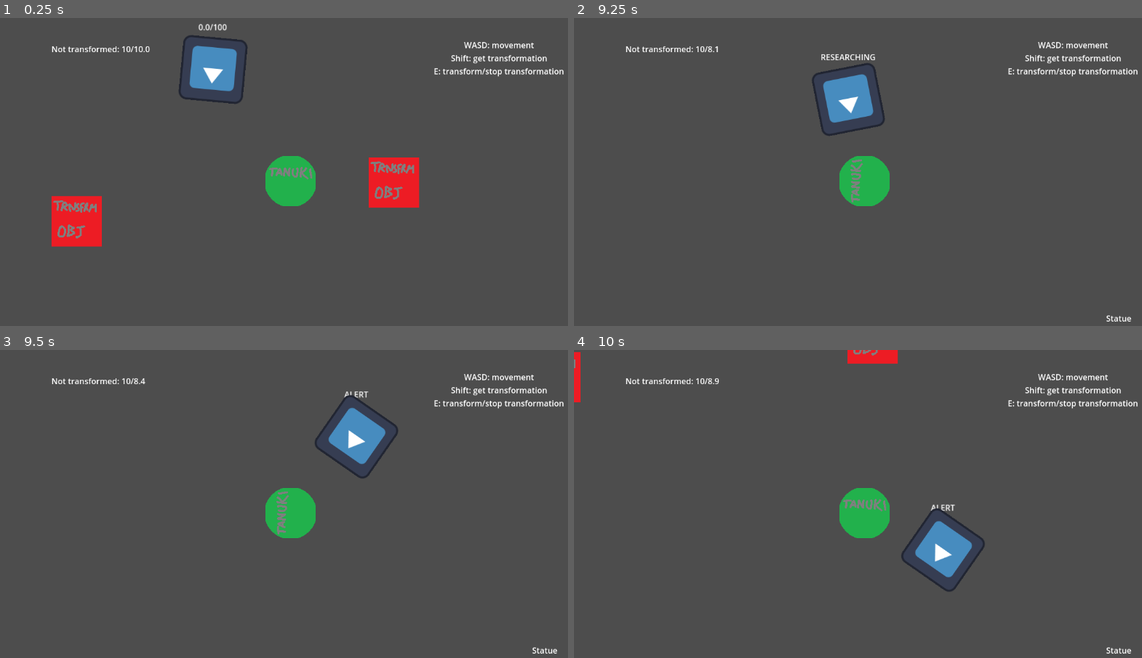
Above: before the commit, frames 1-4 (two rows, left to right).
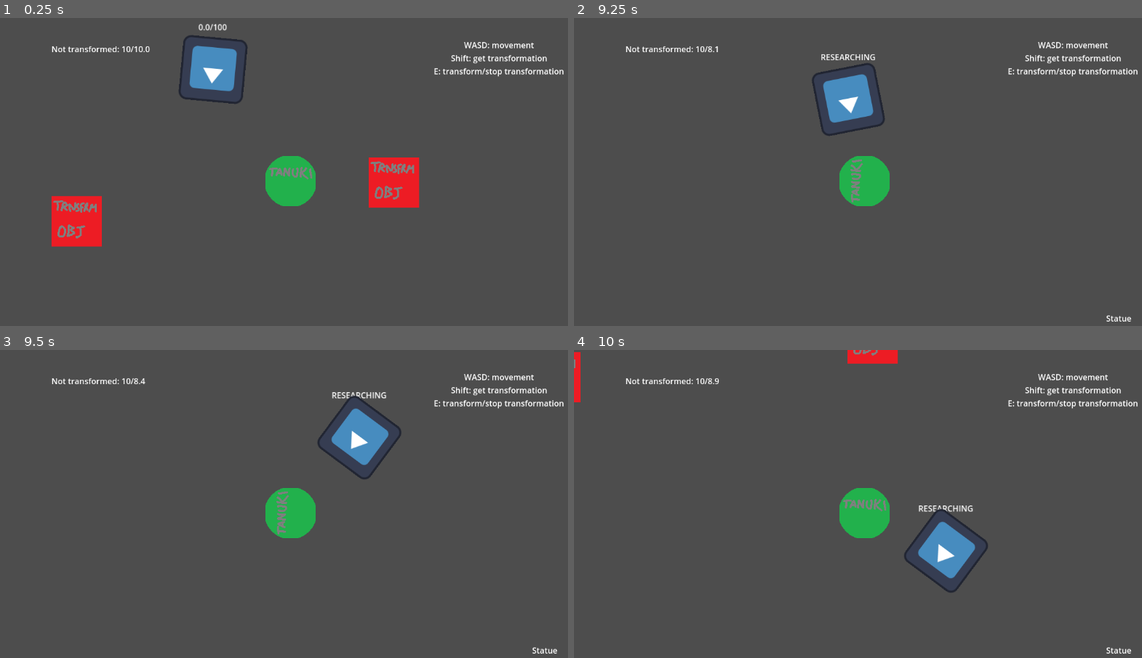
Above: after the commit, the same moments.

Repository: FinalExa/Tanuki
Game: Godot game, scene res://_Scenes/player_transform_test.tscn
Same seed, same stepped clock (60 frames per second), same inputs: the game is played once before the commit and once after it. The engine's default icon, where the game draws it, is replaced by a stand-in: a white triangle on a blue panel in a dark square.
Inputs (mouse positions are in pixels of both pictures, inside the frame that each line leads up to):
- Up to frame 1 (0.25 s): no input
- Up to frame 2 (9.25 s): move the mouse to (994, 165) at 0.52 s; hold D (right) 0.53-1.28 s; click (994, 165) at 0.6 s; move the mouse to (750, 196) at 1.27 s; hold S (down) 1.28-2.03 s; tap Shift (interact) every 2.25 s from 1.35 to 8.1 s; move the mouse to (920, 110) at 2.02 s; hold D (right) 2.03-2.78 s; tap E (transformation) every 2.25 s from 2.1 to 8.85 s; move the mouse to (835, 245) at 2.77 s; hold W (up) 2.78-3.53 s; click (835, 245) at 2.85 s; move the mouse to (1039, 230) at 3.52 s; hold A (left) 3.53-5.03 s; move the mouse to (687, 131) at 4.27 s; move the mouse to (892, 181) at 5.02 s; hold S (down) 5.03-5.78 s; click (892, 181) at 5.1 s; move the mouse to (778, 98) at 5.77 s; hold D (right) 5.78-6.53 s; move the mouse to (994, 165) at 6.52 s; hold W (up) 6.53-7.28 s; move the mouse to (750, 196) at 7.27 s; hold D (right) 7.28-8.03 s; click (750, 196) at 7.35 s; move the mouse to (920, 110) at 8.02 s; hold S (down) 8.03-8.78 s; move the mouse to (835, 245) at 8.77 s; hold A (left) from 8.78 s (still down)
- Up to frame 3 (9.5 s): keep holding A (left)
- Up to frame 4 (10 s): move the mouse to (1039, 562) at 9.52 s; release A (left) at 9.53 s; hold W (up) from 9.53 s (still down); click (1039, 562) at 9.6 s

Frames 1-2 are identical in both runs. In frame 3, 0.8% of the frame differs, in the area x 55-71%, y 13-42%; in frame 4, 0.8%.
Error after the commit: Invalid call. Nonexistent function 'start_alert' in base 'Nil'. (res://Enemies/Scripts/GuardResearch.gd:108)

Commit message:
Alert new raycast

Diff:
--- a/Enemies/Scripts/GuardAlert.gd
+++ b/Enemies/Scripts/GuardAlert.gd
@@ -1,5 +1,5 @@
 class_name GuardAlert
-extends Node
+extends Node2D
 
 @export var alertMovementSpeed: float
 @export var catchDistanceThreshold: float
@@ -42,34 +42,38 @@
 
 func tracker_ray():
 	var space_state = guardController.get_world_2d().direct_space_state
-	var query = PhysicsRayQueryParameters2D.create(guardController.position, alertTarget.global_position)
-	var result = space_state.intersect_ray(query)
-	if (result && result != { }):
-		track_target(result.collider)
+	for i in rayTargets.size():
+		var query = PhysicsRayQueryParameters2D.create(guardController.position, rayTargets[i].global_position)
+		var result = space_state.intersect_ray(query)
+		if (result && result != { }):
+			if (result.collider == alertTarget):
+				track_target(result.collider)
+			return
+	target_not_seen()
 
 func track_target(receivedTarget: Node2D):
-	if (receivedTarget == alertTarget):
-		guardRotator.setLookingAtNode(receivedTarget)
-		targetNotSeenActive = false
-		if (guardController.position.distance_to(receivedTarget.global_position) > catchDistanceThreshold):
-			catchPreparationActive = false
-			guardMovement.set_movement_speed(alertMovementSpeed)
-			guardMovement.set_location_target(receivedTarget.global_position)
-		else:
-			guardMovement.set_location_target(guardController.global_position)
-			if (catchPreparationActive == false):
-				start_catch_preparation()
-		lastTargetPosition = receivedTarget.global_position
+	guardRotator.setLookingAtNode(receivedTarget)
+	targetNotSeenActive = false
+	if (guardController.position.distance_to(receivedTarget.global_position) > catchDistanceThreshold):
+		catchPreparationActive = false
+		guardMovement.set_movement_speed(alertMovementSpeed)
+		guardMovement.set_location_target(receivedTarget.global_position)
 	else:
-		guardMovement.reset_movement_speed()
-		catchPreparationActive = false
-		var distance: float = guardController.global_position.distance_to(lastTargetPosition)
-		if (distance > targetNotSeenLastLocationThreshold):
-			guardMovement.set_location_target(lastTargetPosition)
-			guardRotator.setLookingAtPosition(lastTargetPosition)
-		else:
-			if (targetNotSeenActive == false):
-				start_not_seen_timer()
+		guardMovement.set_location_target(guardController.global_position)
+		if (catchPreparationActive == false):
+			start_catch_preparation()
+	lastTargetPosition = receivedTarget.global_position
+
+func target_not_seen():
+	guardMovement.reset_movement_speed()
+	catchPreparationActive = false
+	var distance: float = guardController.global_position.distance_to(lastTargetPosition)
+	if (distance > targetNotSeenLastLocationThreshold):
+		guardMovement.set_location_target(lastTargetPosition)
+		guardRotator.setLookingAtPosition(lastTargetPosition)
+	else:
+		if (targetNotSeenActive == false):
+			start_not_seen_timer()
 
 func start_not_seen_timer():
 	targetNotSeenTimer = targetNotSeenDuration
--- a/Enemies/guard.tscn
+++ b/Enemies/guard.tscn
@@ -51,22 +51,6 @@
 guardStunned = NodePath("../GuardStunned")
 startupDuration = 0.1
 
-[node name="GuardAlert" type="Node" parent="." node_paths=PackedStringArray("guardAlertValue", "guardController", "guardMovement", "guardRotator", "guardResearch", "guardStunned")]
-script = ExtResource("5_t7kgq")
-alertMovementSpeed = 400.0
-catchDistanceThreshold = 300.0
-catchPreparationDuration = 1.0
-targetNotSeenDuration = 5.0
-targetNotSeenLastLocationThreshold = 100.0
-preChaseDuration = 1.0
-alertText = "ALERT"
-guardAlertValue = NodePath("../AlertValue")
-guardController = NodePath("..")
-guardMovement = NodePath("../GuardMovement")
-guardRotator = NodePath("../Rotator")
-guardResearch = NodePath("../Rotator/GuardResearch")
-guardStunned = NodePath("../GuardStunned")
-
 [node name="GuardStunned" type="Node" parent="." node_paths=PackedStringArray("guardController", "guardCheck", "guardMovement", "guardRotator", "guardAlertValue")]
 script = ExtResource("6_8wc3c")
 stunDuration = 5.0
@@ -98,7 +82,7 @@
 [node name="Sprite2D" type="Sprite2D" parent="Rotator"]
 texture = ExtResource("2_7u3uy")
 
-[node name="GuardCheck" type="Area2D" parent="Rotator" node_paths=PackedStringArray("controllerRef", "rayTargets", "guardController", "guardAlertValue", "guardResearch", "guardAlert", "guardPatrol", "guardStunned")]
+[node name="GuardCheck" type="Area2D" parent="Rotator" node_paths=PackedStringArray("controllerRef", "rayTargets", "guardController", "guardAlertValue", "guardResearch", "guardPatrol", "guardStunned")]
 position = Vector2(0, -16)
 rotation = 3.14159
 collision_layer = 12
@@ -115,7 +99,6 @@
 guardController = NodePath("../..")
 guardAlertValue = NodePath("../../AlertValue")
 guardResearch = NodePath("../GuardResearch")
-guardAlert = NodePath("../../GuardAlert")
 guardPatrol = NodePath("../../GuardPatrol")
 guardStunned = NodePath("../../GuardStunned")
 
@@ -146,7 +129,7 @@
 position = Vector2(95.999, 408)
 rotation = -3.14159
 
-[node name="GuardResearch" type="Node2D" parent="Rotator" node_paths=PackedStringArray("rayTargets", "guardController", "guardAlertValue", "guardAlert", "guardPatrol", "guardMovement", "guardRotator", "guardCheck", "guardStunned")]
+[node name="GuardResearch" type="Node2D" parent="Rotator" node_paths=PackedStringArray("rayTargets", "guardController", "guardAlertValue", "guardPatrol", "guardMovement", "guardRotator", "guardCheck", "guardStunned")]
 script = ExtResource("4_j1yk0")
 researchSpotThreshold = 200.0
 researchFollowThreshold = 700.0
@@ -157,7 +140,6 @@
 researchActiveText = "RESEARCHING"
 guardController = NodePath("../..")
 guardAlertValue = NodePath("../../AlertValue")
-guardAlert = NodePath("../../GuardAlert")
 guardPatrol = NodePath("../../GuardPatrol")
 guardMovement = NodePath("../../GuardMovement")
 guardRotator = NodePath("..")
@@ -179,6 +161,25 @@
 [node name="Target5" type="Node2D" parent="Rotator/GuardResearch"]
 position = Vector2(8, -592)
 
+[node name="GuardAlert" type="Node2D" parent="Rotator" node_paths=PackedStringArray("rayTargets", "guardAlertValue", "guardController", "guardMovement", "guardRotator", "guardResearch", "guardStunned")]
+script = ExtResource("5_t7kgq")
+alertMovementSpeed = 400.0
+catchDistanceThreshold = 300.0
+catchPreparationDuration = 1.0
+targetNotSeenDuration = 5.0
+targetNotSeenLastLocationThreshold = 100.0
+preChaseDuration = 1.0
+rayTargets = [NodePath("Target")]
+alertText = "ALERT"
+guardAlertValue = NodePath("../../AlertValue")
+guardController = NodePath("../..")
+guardMovement = NodePath("../../GuardMovement")
+guardRotator = NodePath("..")
+guardResearch = NodePath("../GuardResearch")
+guardStunned = NodePath("../../GuardStunned")
+
+[node name="Target" type="Node2D" parent="Rotator/GuardAlert"]
+
 [node name="BehaviorTree" type="Node" parent="." node_paths=PackedStringArray("root")]
 script = ExtResource("10_ixflf")
 root = NodePath("Sequence")
@@ -212,19 +213,16 @@
 script = ExtResource("11_hsu07")
 children = [NodePath("GuardAlertPreChase"), NodePath("GuardAlertTargetNotSeen"), NodePath("GuardAlertCatchPreparation")]
 
-[node name="GuardAlertPreChase" type="Node" parent="BehaviorTree/Sequence/SelectorAlert/Sequence" node_paths=PackedStringArray("guardAlert", "guardController")]
+[node name="GuardAlertPreChase" type="Node" parent="BehaviorTree/Sequence/SelectorAlert/Sequence" node_paths=PackedStringArray("guardController")]
 script = ExtResource("14_upctj")
-guardAlert = NodePath("../../../../../GuardAlert")
 guardController = NodePath("../../../../..")
 
-[node name="GuardAlertTargetNotSeen" type="Node" parent="BehaviorTree/Sequence/SelectorAlert/Sequence" node_paths=PackedStringArray("guardAlert", "guardController")]
+[node name="GuardAlertTargetNotSeen" type="Node" parent="BehaviorTree/Sequence/SelectorAlert/Sequence" node_paths=PackedStringArray("guardController")]
 script = ExtResource("15_smfg7")
-guardAlert = NodePath("../../../../../GuardAlert")
 guardController = NodePath("../../../../..")
 
-[node name="GuardAlertCatchPreparation" type="Node" parent="BehaviorTree/Sequence/SelectorAlert/Sequence" node_paths=PackedStringArray("guardAlert", "guardController")]
+[node name="GuardAlertCatchPreparation" type="Node" parent="BehaviorTree/Sequence/SelectorAlert/Sequence" node_paths=PackedStringArray("guardController")]
 script = ExtResource("16_8kh41")
-guardAlert = NodePath("../../../../../GuardAlert")
 guardController = NodePath("../../../../..")
 
 [node name="SelectorResearch" type="Node" parent="BehaviorTree/Sequence" node_paths=PackedStringArray("children")]
@@ -254,8 +252,8 @@
 guardController = NodePath("../../../..")
 
 [connection signal="damaged" from="." to="GuardPatrol" method="_on_guard_damaged"]
-[connection signal="damaged" from="." to="GuardAlert" method="_on_guard_damaged"]
 [connection signal="damaged" from="." to="Rotator/GuardCheck" method="_on_guard_damaged"]
+[connection signal="damaged" from="." to="Rotator/GuardAlert" method="_on_guard_damaged"]
 [connection signal="reached_destination" from="GuardMovement" to="GuardPatrol" method="_on_guard_movement_reached_destination"]
 [connection signal="body_entered" from="Rotator/GuardCheck" to="Rotator/GuardCheck" method="_on_body_entered"]
 [connection signal="body_exited" from="Rotator/GuardCheck" to="Rotator/GuardCheck" method="_on_body_exited"]
